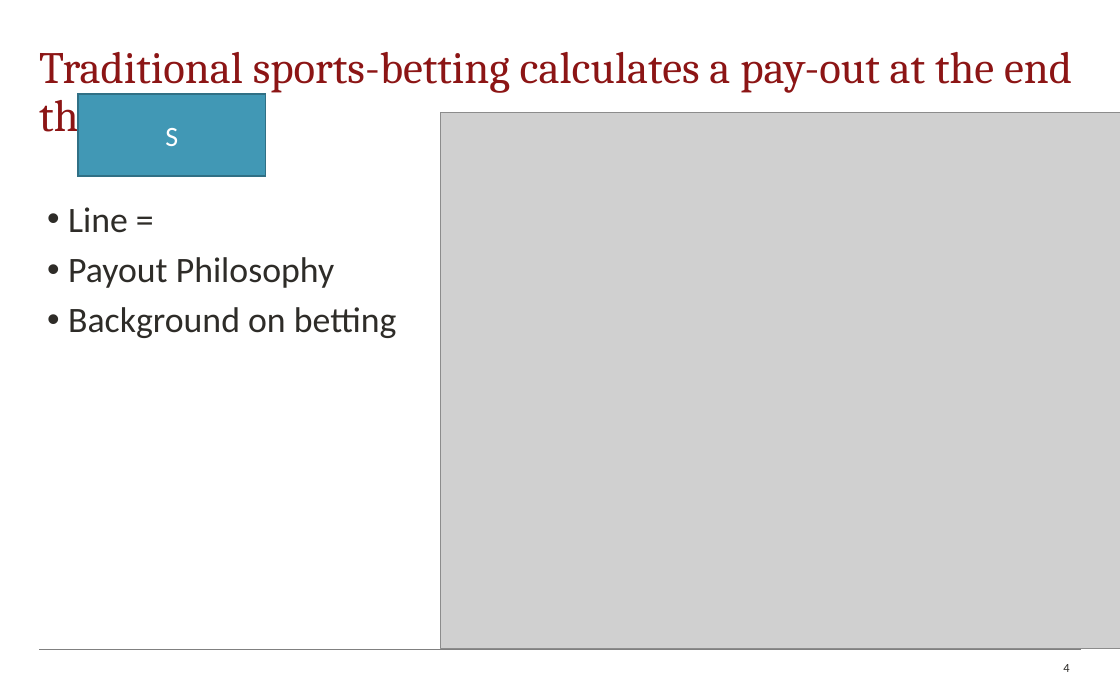
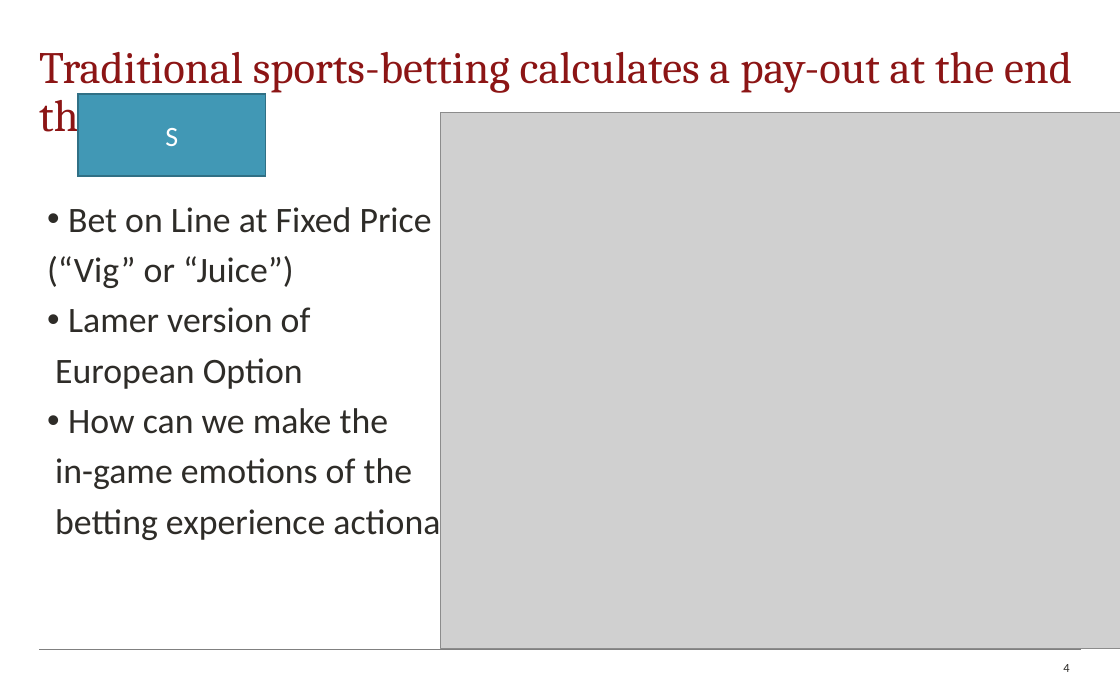
Before and after one commit to 161siegels/CME-241-Project, a slide deck: slide 4 of Second_Draft.pptx. Drawn at 1120x700 pixels with LibreOffice and Linux fonts; fonts in the diff are those of the drawing; grey boxes stand for pictures; background and template pictures are left out. Boxes give left, top, right and bottom in pixels: in the first picture for what was removed or moved away, otherwise in the second. Text is boxed around its words. In the diff, an @@ line names an element or a change of style, - is before the commit and + after.

```diff
--- a/Second_Draft.pptx
+++ b/Second_Draft.pptx
@@ text at <box>47,207,501,543</box>: text changed @@
-• Line =
-• Payout Philosophy
-• Background on betting
+• Bet on Line at Fixed Price
+(“Vig” or “Juice”)
+• Lamer version of
+European Option
+• How can we make the
+in-game emotions of the
+betting experience actionable?
```
Also in this commit, not shown: 1 other slide changed.
